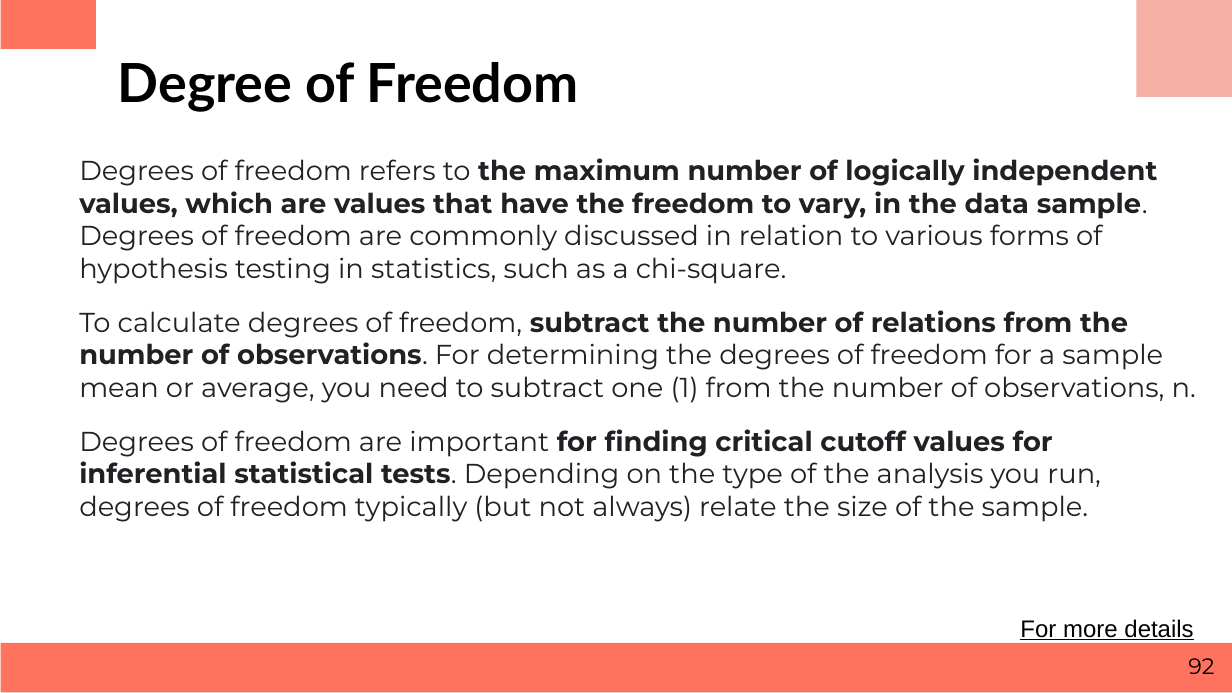
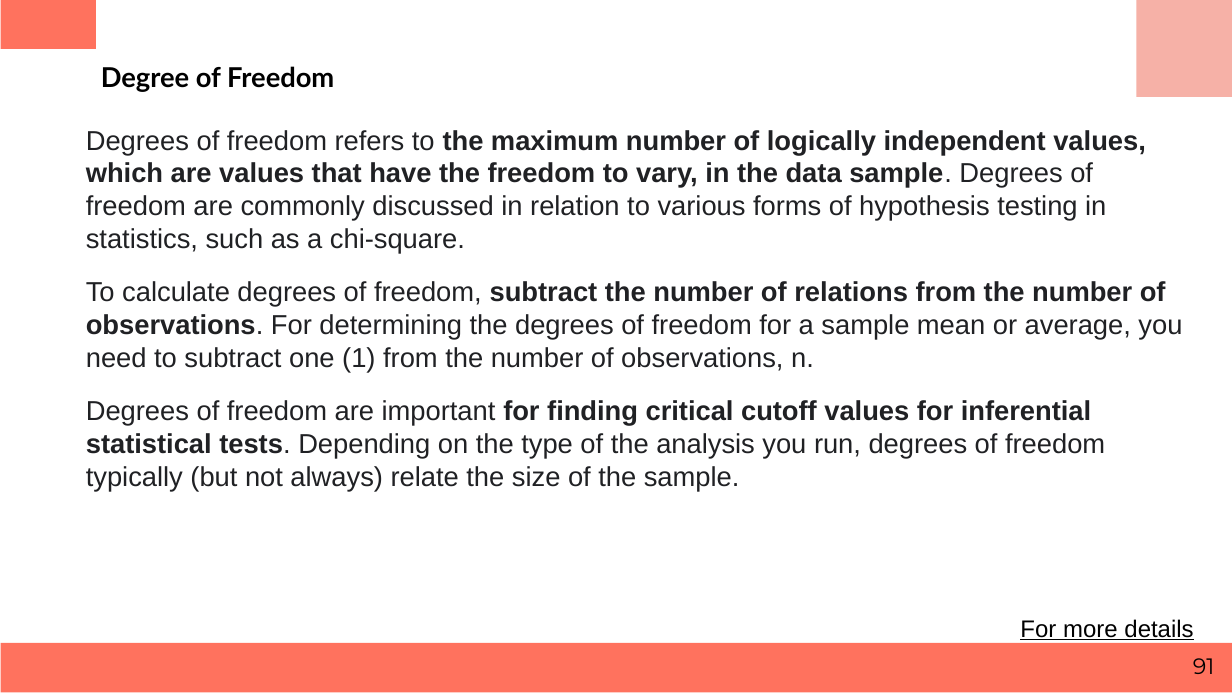
Before and after one commit to keonicsx/Code_Storage, a slide deck: slide 91 of ppt_m3/Business Statistics.pptx (slide 92 before the commit). Drawn at 1232x693 pixels with LibreOffice and Linux fonts; fonts in the diff are those of the drawing. Boxes give left, top, right and bottom in pixels: in the first picture for what was removed or moved away, otherwise in the second. Text is boxed around its words. In the diff, an @@ line names an element or a change of style, - is before the commit and + after.

```diff
--- a/ppt_m3/Business Statistics.pptx
+++ b/ppt_m3/Business Statistics.pptx
@@ title "Degree of Freedom": place and size @@
-title "Degree of Freedom" at (118,62,579,112)
+title "Degree of Freedom" at (101,66,334,92)
@@ title "Degree of Freedom" at (101,66,334,92): size 31.5 to 16 pt @@
@@ text "Degrees of freedom refers to ...": place and size @@
-text "Degrees of freedom refers to ..." at (79,158,1196,522)
+text "Degrees of freedom refers to ..." at (86,130,1182,492)
@@ text "Degrees of freedom refers to ..." at (86,130,1182,492): font Montserrat to Arial @@
@@ page number at (1193,658,1215,674): text changed @@
-92
+91
```
Also in this commit, not shown: 44 other slides changed, 2 slides removed, 2 other files.
